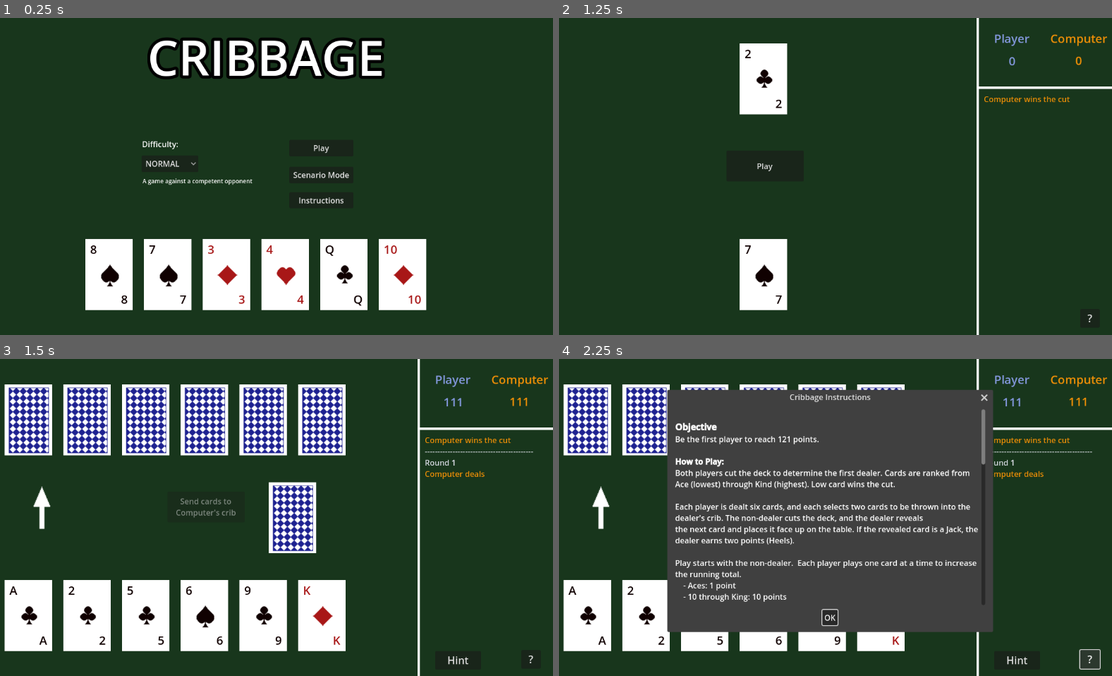
Above: before the commit, frames 1-4 (two rows, left to right).
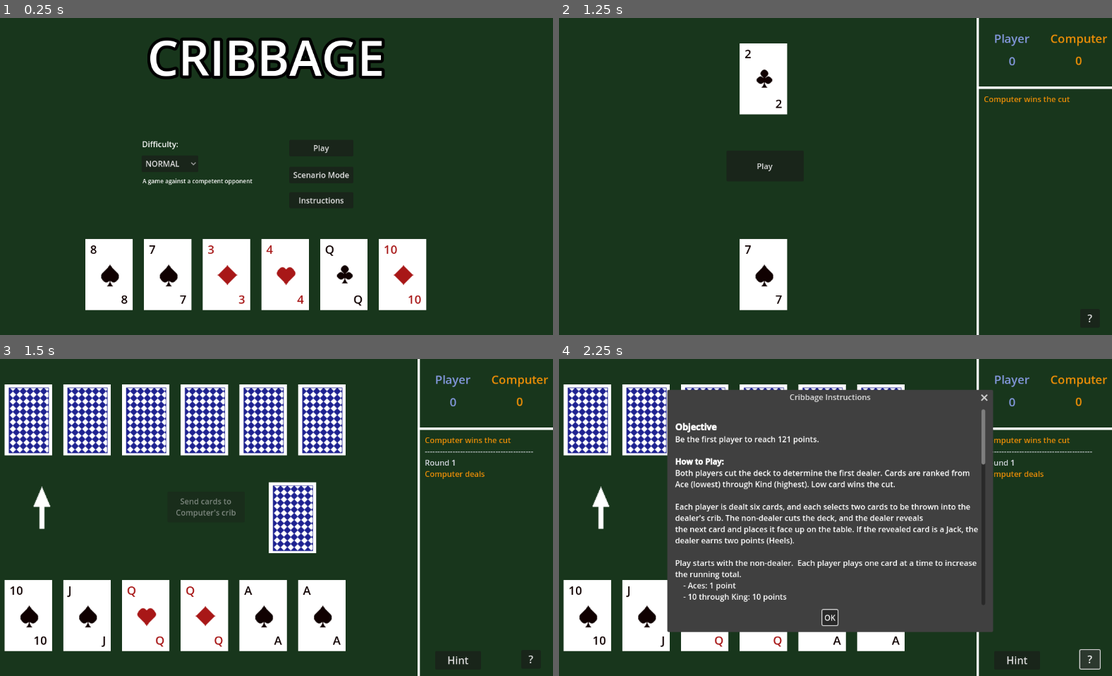
Above: after the commit, the same moments.

Repository: j-gruhn/cribbage
Game: Godot game, scene res://game.tscn
Same seed, same stepped clock (60 frames per second), same inputs: the game is played once before the commit and once after it.
Inputs:
- Up to frame 1 (0.25 s): no input
- Up to frame 2 (1.25 s): click "Play" at 0.5 s
- Up to frame 3 (1.5 s): click "Play" at 1.25 s
- Up to frame 4 (2.25 s): click "?" at 2 s

Frames 1-2 are identical in both runs. In frame 3, 1.1% of the frame differs, in the area x 1-96%, y 12-91%; in frame 4, 0.5%.

Commit message:
fixed logic for scoring runs

Diff:
--- a/game.gd
+++ b/game.gd
@@ -139,8 +139,8 @@
 		game_log.push_color(Color(PLAYER_COLOR[dealer_display]))
 		game_log.add_text(dealer_display + ' deals\n\n')
 
-		score_player.text = '111'
-		score_computer.text = '111'
+		#score_player.text = '111'
+		#score_computer.text = '111'
 
 		shuffle_deck()
 		deal()
@@ -325,9 +325,9 @@
 	#HAND_COMPUTER = ['AC','AD','AH','AS','KC','KS']
 	#HAND_COMPUTER = ['5S', '5D', '5C', '5C', '5C','5C']
 	#CARD_CUT = '5H'
-	#HAND_PLAYER = ["AS", "3C", "8H", "TD", "QS", "KS"]
-	#HAND_COMPUTER = ["2D", "4D", "4C", "7H", "QH", "QD"]
-	#CARD_CUT = '6S'
+	HAND_PLAYER = ["TS", "JS", "QH", "QD", "AS", "AS"]
+	HAND_COMPUTER = ["2D", "4D", "4C", "7H", "KH", "KD"]
+	CARD_CUT = 'QS'
 
 	# show player's cards (face up)
 	for i in range(HAND_PLAYER.size()):
@@ -1062,7 +1062,7 @@
 	tmp_calc = 0
 	for i in range(1, 5):
 		if seq[i] == seq[i - 1]:
-			run_mult *= 2
+			run_mult += 1
 		elif (seq[i] - seq[i - 1]) == 1:
 			run_len += 1
 		else:
Not shown, changed: builds/web/index.html
Not shown, changed: builds/web/index.pck
